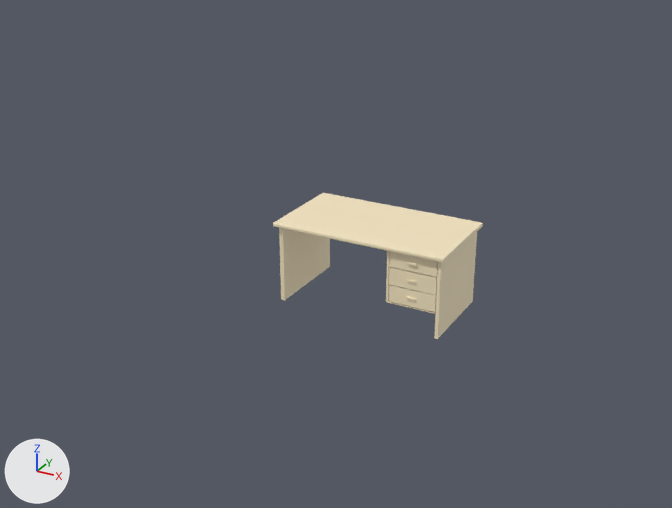
The Blender file Assets/room.blend as it was, and as the next commit left it.
Camera for both pictures: a 50 mm camera at (26.9, -56.4, 24.6) aimed at (0.5, -8.4, 0.6). Arrows for +X, +Y and +Z are at lower left; the lights stay in place.

Objects in the first picture: 'Desk'.
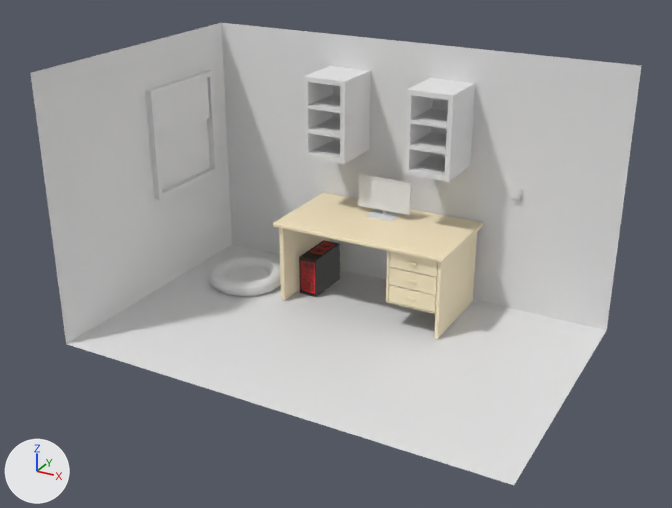
Where the newer file only moved an object's origin or applied its transform, the numbers keep the older frame.

Where the change shows, as pixel boxes (x1, y1, x2, y2) in the pictures (672 x 508 px):
'Room', shown
    after: (31, 23, 641, 485)
'Dog Bed', shown
    after: (210, 257, 281, 297)
'Monitor', shown
    after: (358, 174, 411, 221)
'PC', shown
    after: (299, 240, 340, 297)

The edits, one by one:
Object 'Monitor' (ob_monitor) is now shown.
Object 'Room' (ob_room) is now shown.
Object 'PC' (ob_pc) is now shown.
Object 'Dog Bed' (ob_dog_bed) is now shown.
